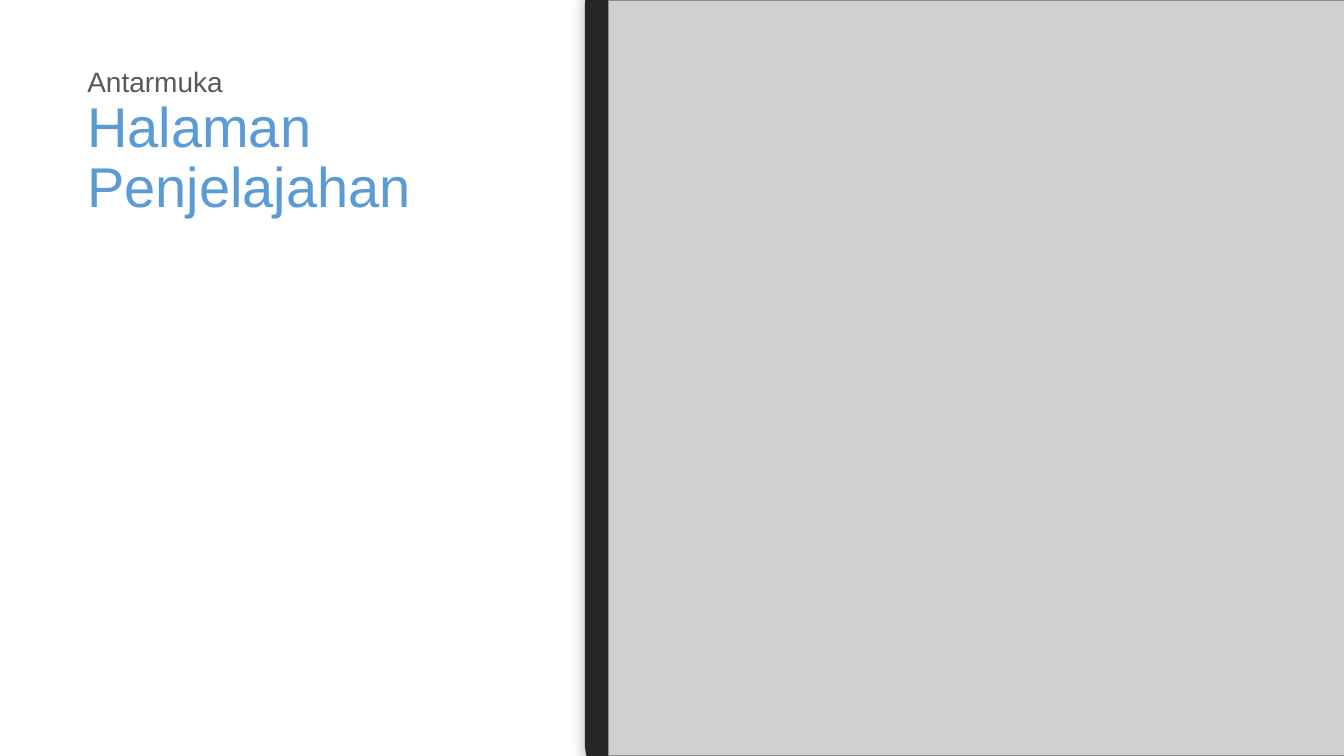
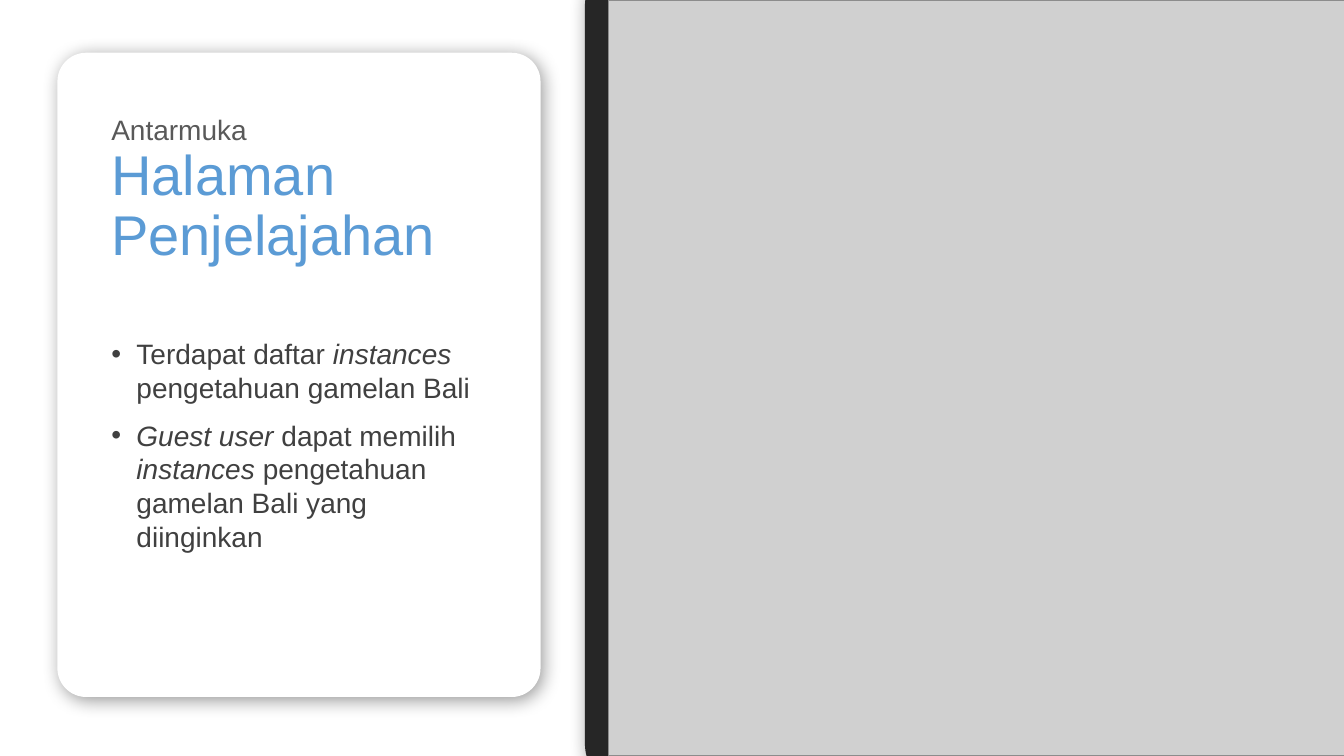
Before and after one commit to wardanacoolant/Tugas-Akhir, a slide deck: slide 15 of Hari-H Sidang/Presentasi Skripsi Reduced Revision Fix.pptx. Drawn at 1344x756 pixels with LibreOffice and Linux fonts; fonts in the diff are those of the drawing; grey boxes stand for pictures. Boxes give left, top, right and bottom in pixels: in the first picture for what was removed or moved away, otherwise in the second. Text is boxed around its words. In the diff, an @@ line names an element or a change of style, - is before the commit and + after.

```diff
--- a/Hari-H Sidang/Presentasi Skripsi Reduced Revision Fix.pptx
+++ b/Hari-H Sidang/Presentasi Skripsi Reduced Revision Fix.pptx
@@ rounded rectangle added at [57,52,540,697], fill #FFFFFF @@
@@ text "Antarmuka Halaman Penjelajahan": place and size @@
-text "Antarmuka Halaman Penjelajahan" at [87,71,411,217]
+text "Antarmuka Halaman Penjelajahan" at [111,119,435,265]
@@ text added at [136,343,470,552], 20 pt, text #404040 @@
+• Terdapat daftar instances pengetahuan gamelan Bali
+• Guest user dapat memilih instances pengetahuan gamelan Bali yang diinginkan
```
Also in this commit, not shown: 7 other slides changed, 2 slides added, 5 other files.
